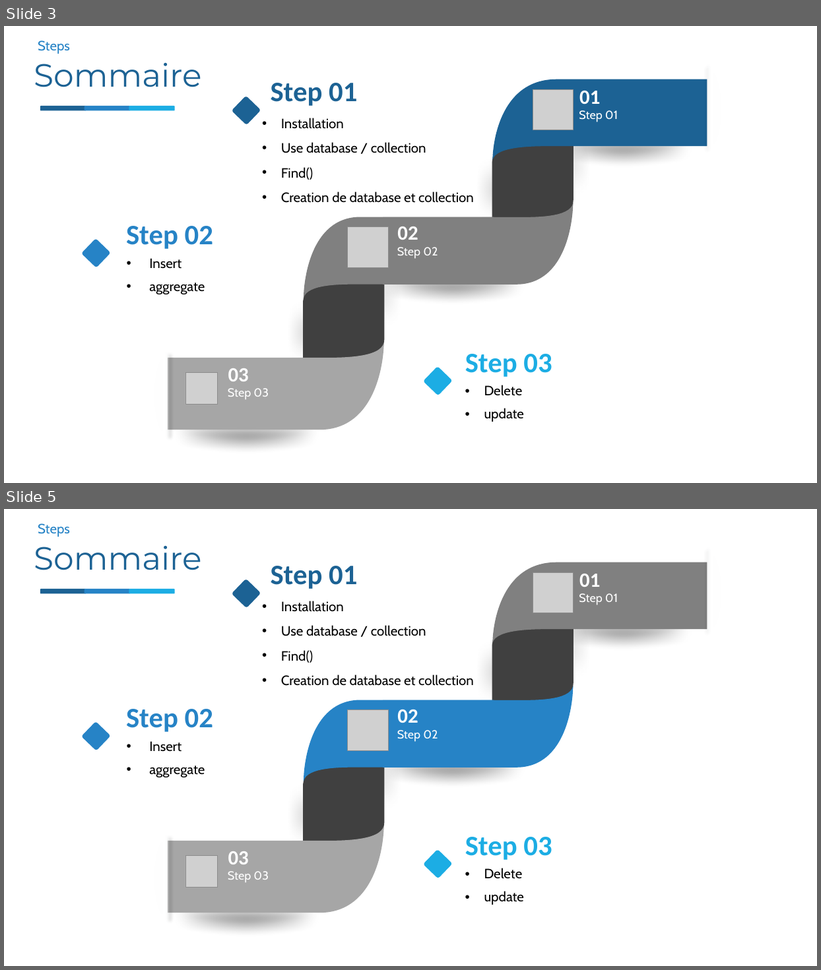
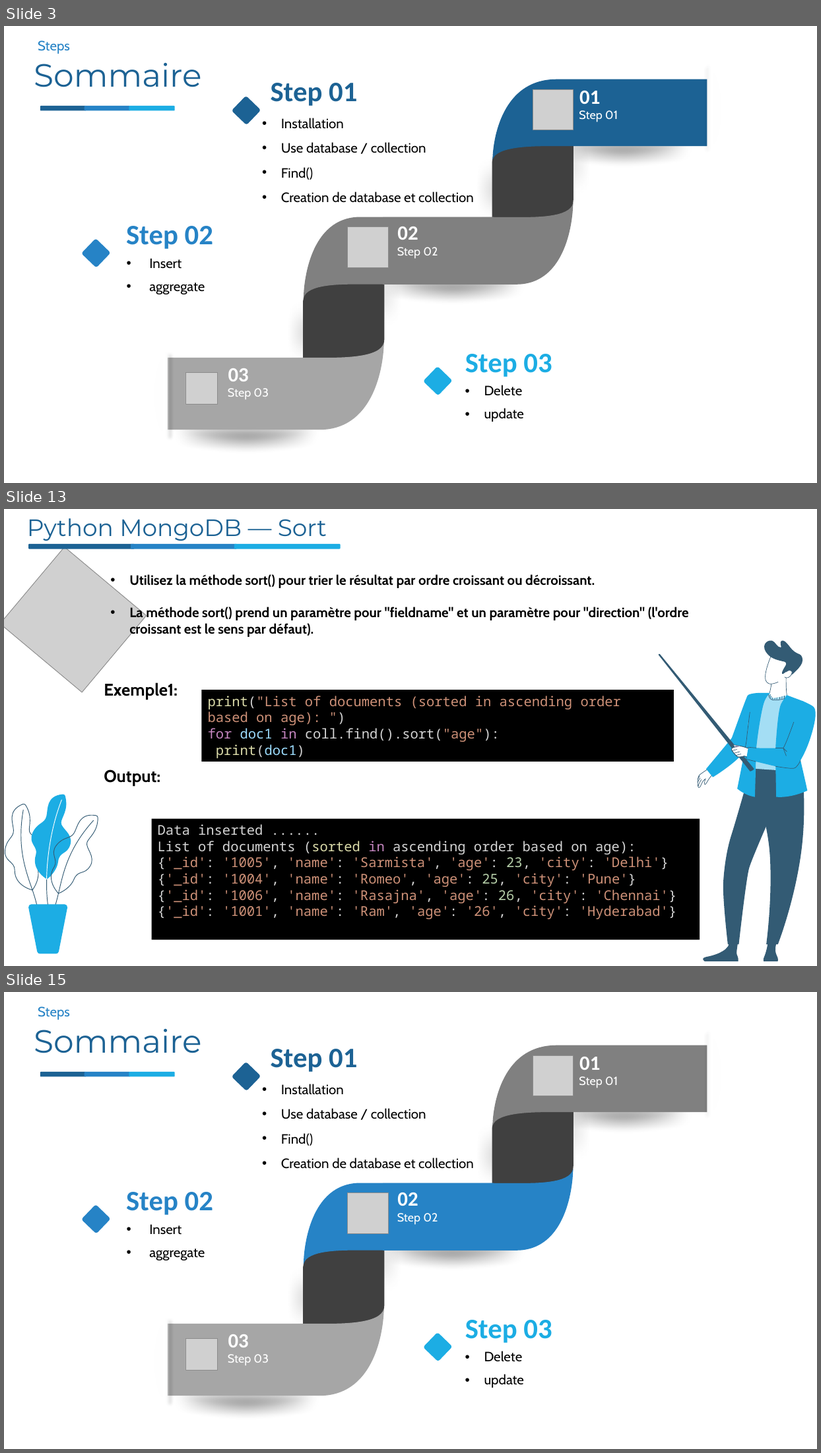
Before and after one commit to nourddine-benyahya/presentation-mongodb-python-todoapp-application, a slide deck: presontation mongodb&python/python&mongodb.pptx. Shown one above the other, each under a label of ours: slides 3 and 5 before the commit, slides 3, 13 and 15 after it; the slides between them are not shown. The pictures are 821x970 and 821x1453 pixels, drawn with LibreOffice and Linux fonts; fonts in the diff are those of the drawing; grey boxes stand for pictures; background and template pictures are left out. Boxes give left, top, right and bottom in pixels: in the first picture for what was removed or moved away, otherwise in the second. Text is boxed around its words. In the diff, an @@ line names an element or a change of style, - is before the commit and + after.

```diff
--- a/presontation mongodb&python/python&mongodb.pptx
+++ b/presontation mongodb&python/python&mongodb.pptx
@@ slide 13 added at (4,509,817,966), background picture (left out) @@
@@ text added at (27,518,327,541), 28 pt, text #1C6294 @@
+Python MongoDB — Sort
@@ picture added at (4,547,147,692) @@
@@ rounded rectangle added at (28,544,135,549), fill #1C6294 @@
@@ rounded rectangle added at (131,544,237,549), fill #2683C6 @@
@@ rounded rectangle added at (234,544,341,549), fill #1CADE4 @@
@@ text added at (129,574,689,637), 16 pt, text #000000, bold @@
+• Utilisez la méthode sort() pour trier le résultat par ordre croissant ou décroissant.
+• La méthode sort() prend un paramètre pour "fieldname" et un paramètre pour "direction" (l'ordre croissant est le sens par défaut).
@@ text added at (104,683,178,700), 20 pt, text #000000, bold @@
+Exemple1:
@@ rectangle added at (201,690,674,762), fill #000000, 16 pt, text #CE9178 @@
+print("List of documents (sorted in ascending order based on age): ")
+for doc1 in coll.find().sort("age"):
+print(doc1)
@@ group added at (659,641,816,962): 44 freeform shapes @@
@@ text added at (104,770,160,786), 20 pt, text #000000, bold @@
+Output:
@@ rectangle added at (152,819,700,940), fill #000000, 16 pt, text #CE9178 @@
+Data inserted ......
+List of documents (sorted in ascending order based on age):
+{'_id': '1005', 'name': 'Sarmista', 'age': 23, 'city': 'Delhi'}
+{'_id': '1004', 'name': 'Romeo', 'age': 25, 'city': 'Pune'}
+{'_id': '1006', 'name': 'Rasajna', 'age': 26, 'city': 'Chennai'}
+{'_id': '1001', 'name': 'Ram', 'age': '26', 'city': 'Hyderabad'}
@@ group added at (5,795,98,955): 8 freeform shapes @@
@@ what was slide 5 is now slide 15 @@
```
Also in this commit, not shown: 19 other slides added, 2 slides removed.
